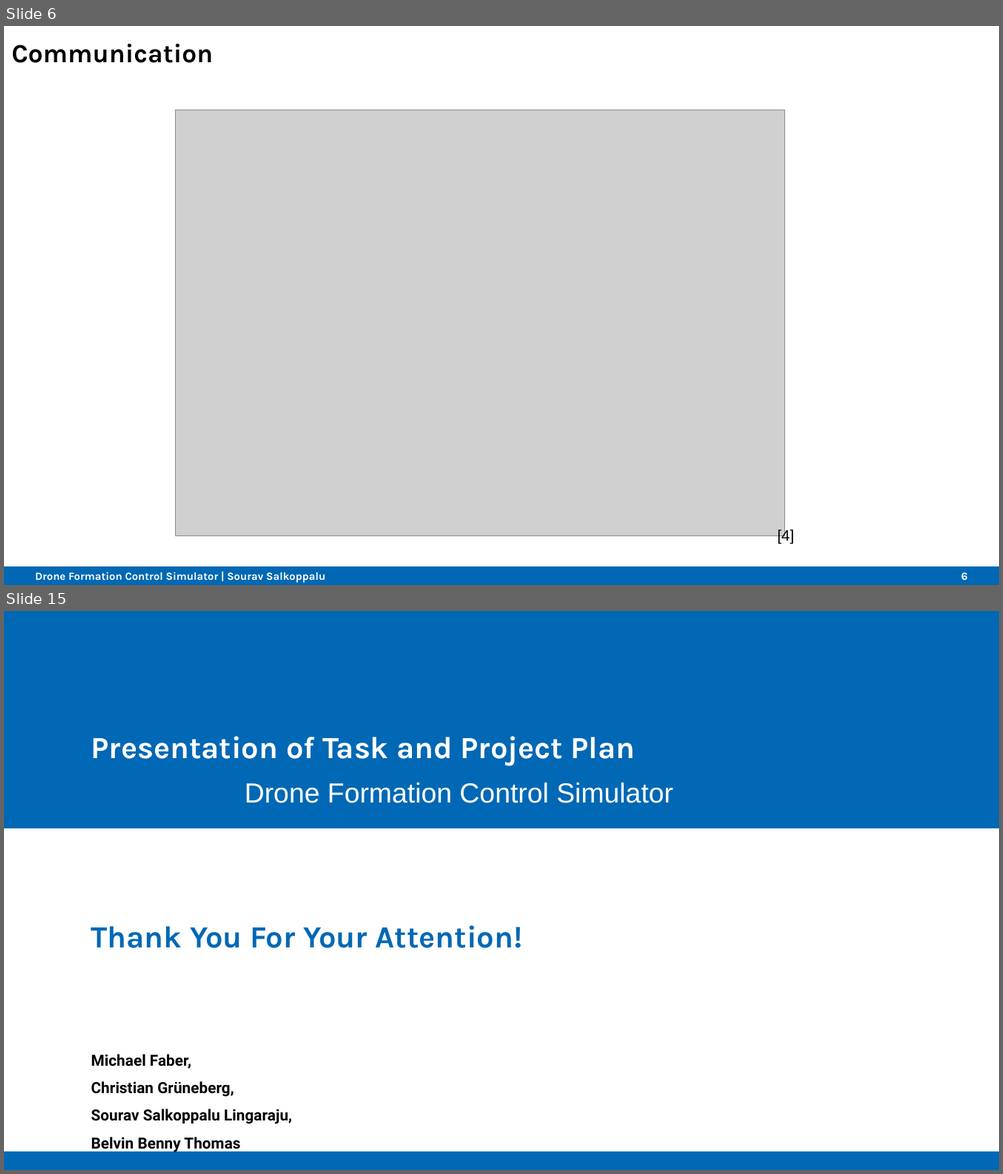
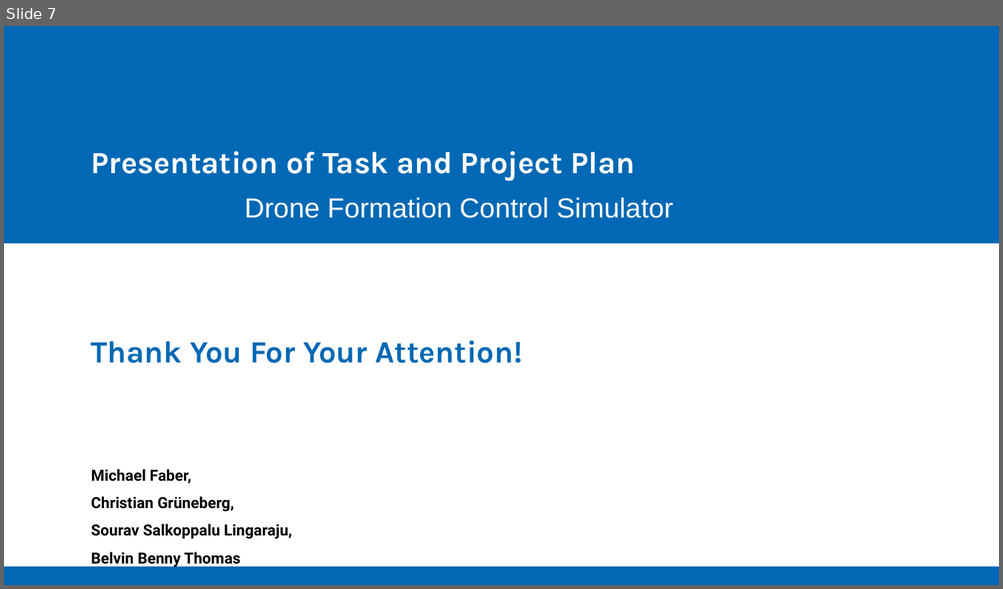
Before and after one commit to Belvin7/Drone_Project_personal-, a slide deck: AMS_Intermediate_Presentation.odp. Shown one above the other, each under a label of ours: slides 6 and 15 before the commit, slide 7 after it; the slides between them are not shown. The pictures are 1003x1174 and 1003x589 pixels, drawn with LibreOffice and Linux fonts; fonts in the diff are those of the drawing; grey boxes stand for pictures; background and template pictures are left out. Boxes give left, top, right and bottom in pixels: in the first picture for what was removed or moved away, otherwise in the second. Text is boxed around its words. In the diff, an @@ line names an element or a change of style, - is before the commit and + after.

```diff
--- a/AMS_Intermediate_Presentation.odp
+++ b/AMS_Intermediate_Presentation.odp
@@ slide 6 removed at [4,26,999,585], background #FFFFFF; not listed: 1 template element that a slide beside it also shows @@
@@ title removed at [11,44,213,63] @@
-Communication
@@ picture removed at [175,110,784,536] @@
@@ text removed at [777,529,794,545] @@
-[4]
@@ text removed at [35,572,325,583] @@
-Drone Formation Control Simulator | Sourav Salkoppalu
@@ page number removed at [961,573,967,580] @@
-6
@@ what was slide 15 is now slide 7 @@
```
Also in this commit, not shown: 2 slides changed, 4 slides added, 11 other slides removed.
